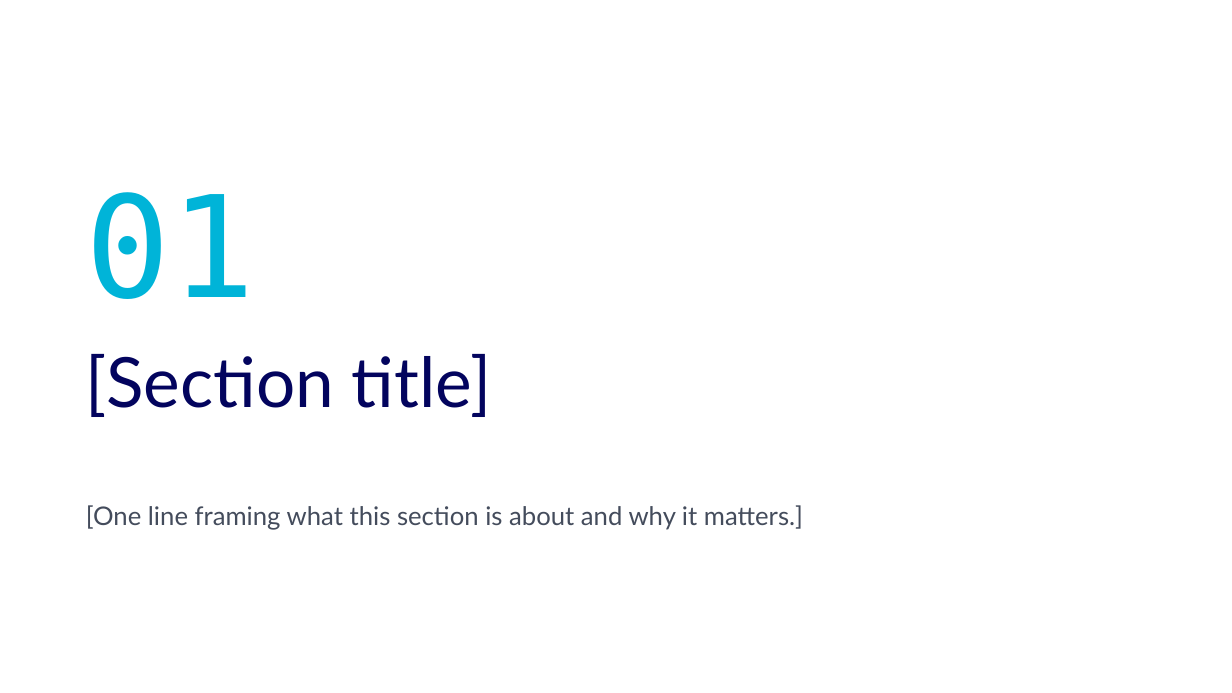
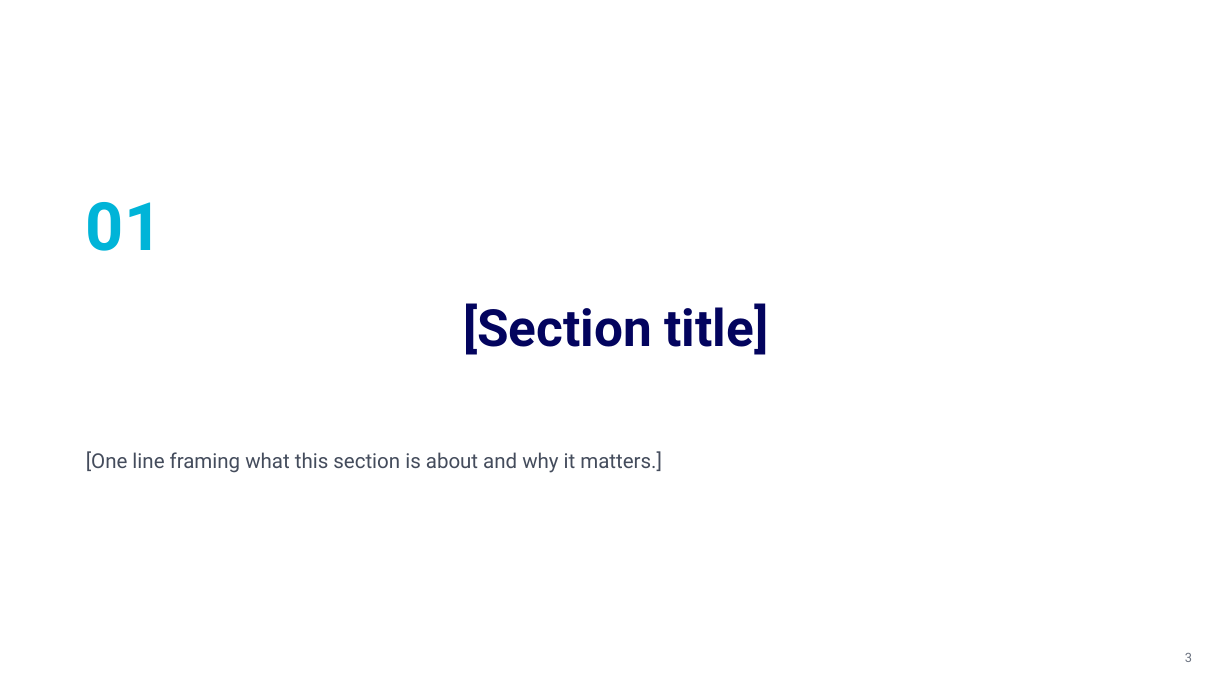
Before and after one commit to accelerate-data/ad-design-system, a slide deck: slide 3 of pitch/Vibedata-Pitch-Template.pptx. Drawn at 1232x693 pixels with LibreOffice and Linux fonts; fonts in the diff are those of the drawing. Boxes give left, top, right and bottom in pixels: in the first picture for what was removed or moved away, otherwise in the second. Text is boxed around its words. In the diff, an @@ line names an element or a change of style, - is before the commit and + after.

```diff
--- a/pitch/Vibedata-Pitch-Template.pptx
+++ b/pitch/Vibedata-Pitch-Template.pptx
@@ text "01": place and size @@
-text "01" at (86,192,256,299)
+text "01" at (86,202,162,251)
@@ text "01" at (86,202,162,251): size 110 to 52 pt, font DejaVu Sans Mono to Roboto, bold on; indent changed; more space between paragraphs; vertical alignment top to bottom @@
@@ title "[Section title]": place and size @@
-title "[Section title]" at (86,354,491,417)
+title "[Section title]" at (463,303,769,355)
@@ title "[Section title]" at (463,303,769,355): size 54 to 40 pt, font Lato to Roboto, bold on; alignment left to centre @@
@@ text "[One line framing what this ...": place and size @@
-text "[One line framing what this ..." at (86,505,803,530)
+text "[One line framing what this ..." at (86,451,662,473)
@@ text "[One line framing what this ..." at (86,451,662,473): size 20 to 16 pt, font Lato to Roboto; indent changed; more space between paragraphs @@
@@ page number added at (1185,653,1192,662), 10 pt, text #6B7280 @@
+3
```
Also in this commit, not shown: 15 other slides changed, 1 slide added.
